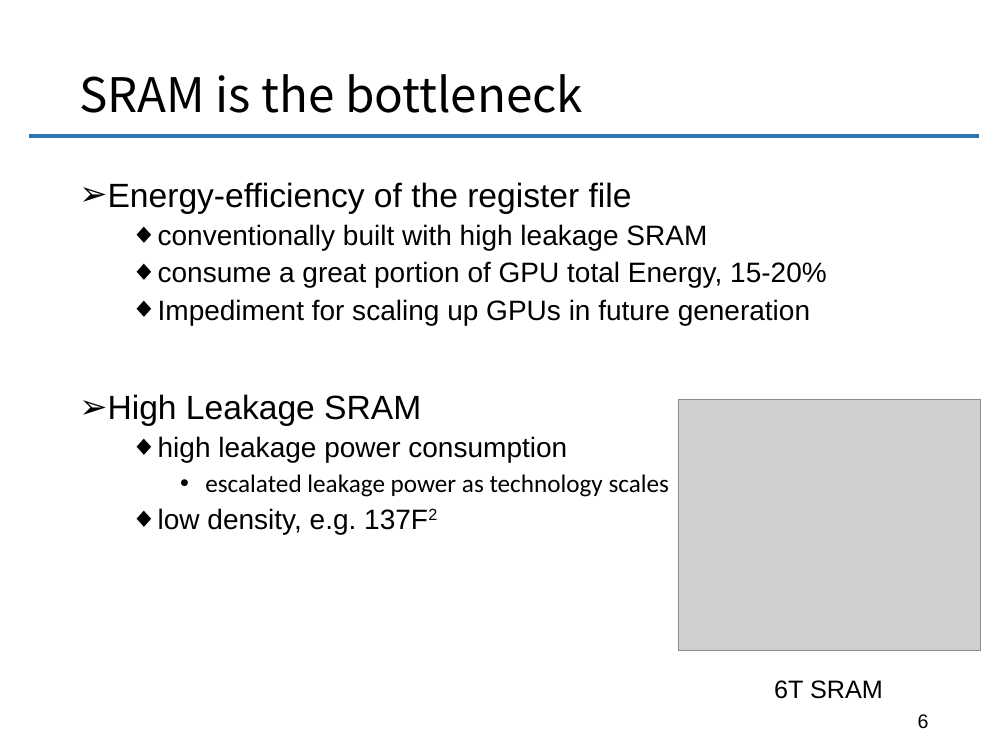
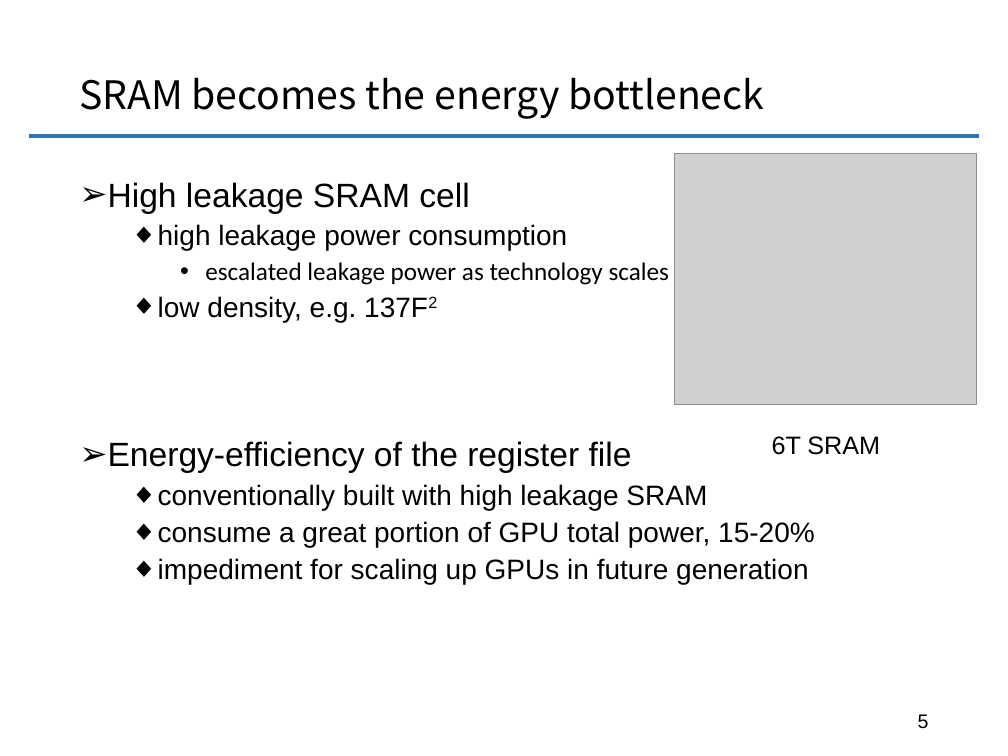
Before and after one commit to chenxuhao/chenxuhao.github.io, a slide deck: slide 5 of docs/dac-2016.pptx (slide 6 before the commit). Drawn at 1008x756 pixels with LibreOffice and Linux fonts; fonts in the diff are those of the drawing; grey boxes stand for pictures. Boxes give left, top, right and bottom in pixels: in the first picture for what was removed or moved away, otherwise in the second. Text is boxed around its words. In the diff, an @@ line names an element or a change of style, - is before the commit and + after.

```diff
--- a/docs/dac-2016.pptx
+++ b/docs/dac-2016.pptx
@@ title at (79, 77, 764, 119): text changed; size 34 to 28 pt @@
-SRAM is the bottleneck
+SRAM becomes the energy bottleneck
@@ picture: place and size @@
-picture at (678, 399, 981, 651)
+picture at (674, 153, 977, 405)
@@ text at (108, 182, 469, 214): text changed; size 20 to 24 pt @@
-➢ Energy-efficiency of the register file
-  ◆ conventionally built with high leakage SRAM
-  ◆ consume a great portion of GPU total Energy, 15-20%
-  ◆ Impediment for scaling up GPUs in future generation
-➢ High Leakage SRAM
+➢ High leakage SRAM cell
@@ text at (108, 441, 815, 584): paragraphs added @@
+➢ Energy-efficiency of the register file
+  ◆ conventionally built with high leakage SRAM
+  ◆ consume a great portion of GPU total power, 15-20%
+  ◆ impediment for scaling up GPUs in future generation
@@ text "6T SRAM": place and size @@
-text "6T SRAM" at (774, 680, 883, 699)
+text "6T SRAM" at (772, 436, 880, 455)
@@ page number at (918, 714, 929, 729): text changed @@
-6
+5
```
Also in this commit, not shown: 19 other slides changed, 12 other files.
